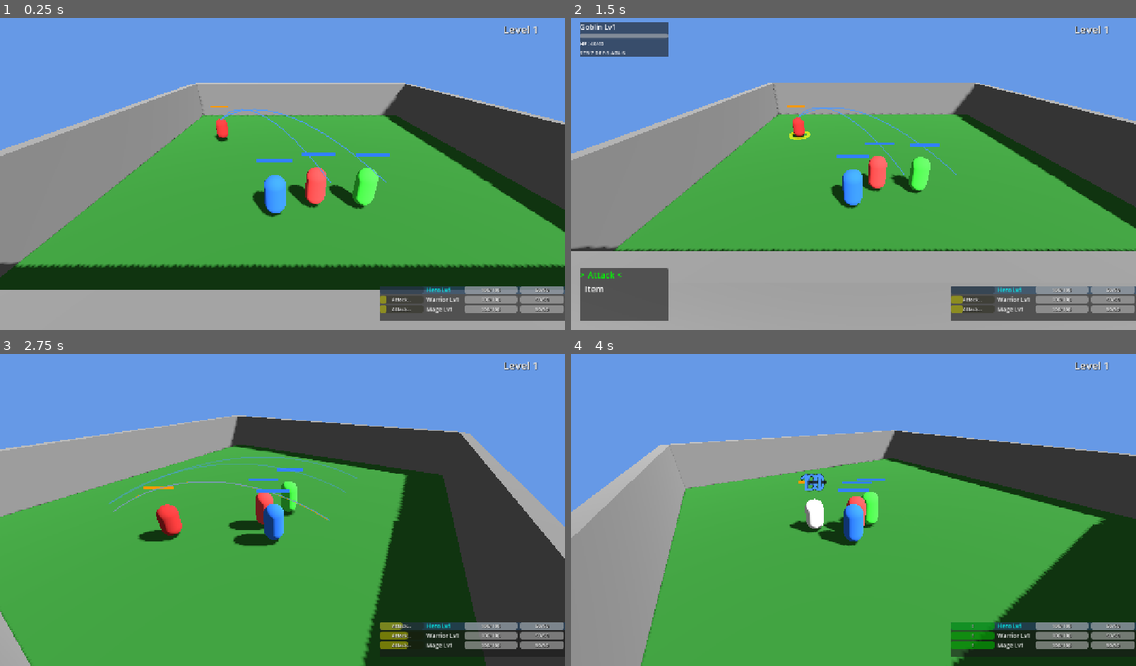
Above: before the commit, frames 1-4 (two rows, left to right).
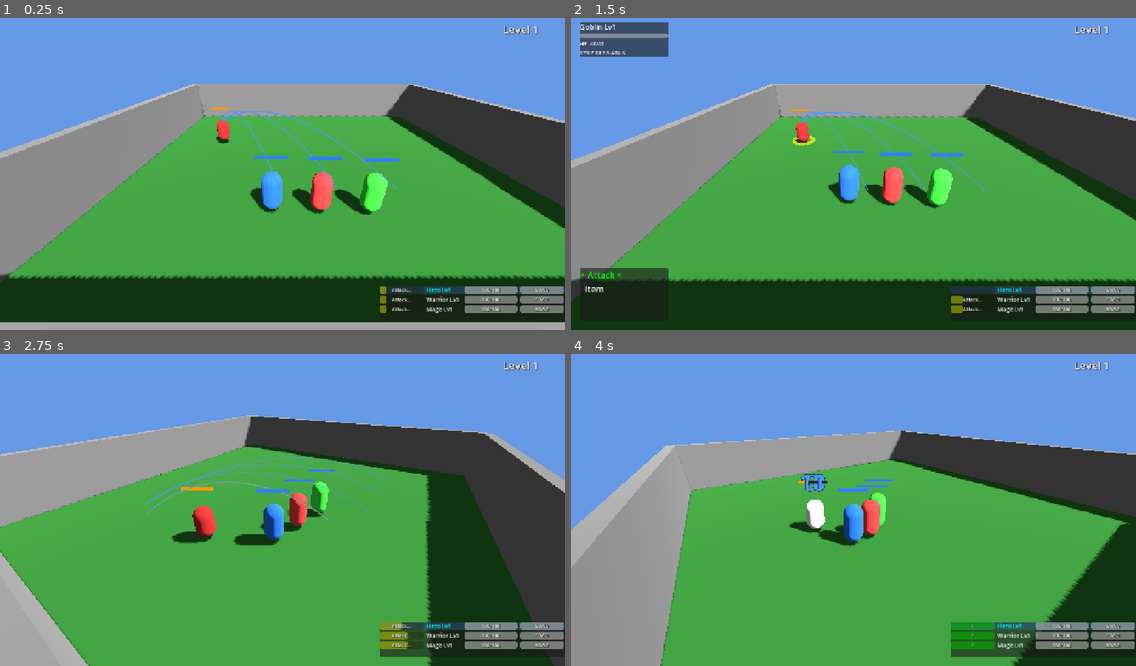
Above: after the commit, the same moments.

Repository: sphenlee/gauntlet
Game: Godot game, scene res://scenes/main.tscn
The game is run twice, just before and just after one commit, with the same random seed, the same clock (stepped at 60 frames per second) and the same inputs.
Inputs:
- Up to frame 1 (0.25 s): no input
- Up to frame 2 (1.5 s): tap Enter (action_confirm) at 0.5 s; hold D (move_right) 0.53-1.28 s; hold Enter (action_confirm) 0.53-1.28 s; hold S (move_down) from 1.28 s (still down); tap K (camera_down) at 1.35 s
- Up to frame 3 (2.75 s): tap Enter (action_confirm) at 2 s; release S (move_down) at 2.03 s; hold D (move_right) from 2.03 s (still down); tap J (camera_left) at 2.1 s
- Up to frame 4 (4 s): release D (move_right) at 2.78 s; hold W (move_up) 2.78-3.53 s; tap L (camera_right) at 2.85 s; hold A (move_left) from 3.53 s (still down); tap I (camera_up) at 3.6 s

The runs differ from the first frame. In frame 1, 18% of the frame differs, in the area x 0-100%, y 20-98%; in frame 2, 32%, in the area x 0-100%, y 20-100%; in frame 3, 19%; in frame 4, 8.7%.

Commit message:
Fix party leader not using tactics
Root cause: _handle_auto_attacks explicitly skipped the party leader
(if i == party_leader_index: continue), so leader tactics were never
evaluated.

Fixes:
- Remove leader skip; tactics now evaluate for all party members
  including the leader when idle (renamed to _handle_tactics)
- Fix apply_leader_input stomping charge movement: when there's no
  stick input and the leader is charging, velocity is left alone so
  the charge movement works. Manual stick input still overrides.
- Update gauntlet.md to document leader tactics behavior

Co-authored-by: Copilot <223556219+Copilot@users.noreply.github.com>

Diff:
--- a/project.godot
+++ b/project.godot
@@ -20,7 +20,6 @@
 window/size/viewport_height=720
 window/size/mode=3
 window/stretch/mode="canvas_items"
-window/stretch/aspect="keep"
 
 [input]
 
--- a/scripts/main.gd
+++ b/scripts/main.gd
@@ -412,7 +412,7 @@
 		return
 	_handle_leader_movement()
 	_handle_follower_formation(delta)
-	_handle_auto_attacks(delta)
+	_handle_tactics(delta)
 	_update_camera_state()
 
 func _input(event: InputEvent) -> void:
@@ -585,11 +585,9 @@
 		if is_instance_valid(follower):
 			follower.follow_target(leader.global_position, delta)
 
-func _handle_auto_attacks(delta: float) -> void:
-	# Evaluate tactics for non-leader party members
+func _handle_tactics(delta: float) -> void:
+	# Evaluate tactics for all party members (including leader when idle)
 	for i in range(party.size()):
-		if i == party_leader_index:
-			continue
 		var member = party[i]
 		if not is_instance_valid(member) or member.state != PlayerCharacter.State.IDLE:
 			continue
--- a/scripts/player_character.gd
+++ b/scripts/player_character.gd
@@ -277,6 +277,7 @@
 	if state == State.DEAD:
 		return
 	if input_dir.length() > 0.1:
+		# Manual input overrides automatic (charge) movement
 		var dir = (cam_basis * Vector3(input_dir.x, 0, input_dir.y)).normalized()
 		dir.y = 0
 		velocity.x = dir.x * move_speed
@@ -285,7 +286,8 @@
 		if dir.length() > 0.1:
 			var target_angle = atan2(dir.x, dir.z)
 			rotation.y = lerp_angle(rotation.y, target_angle, 0.15)
-	else:
+	elif state == State.IDLE:
+		# Only slow to stop when idle; charging handles its own movement
 		velocity.x = move_toward(velocity.x, 0, move_speed)
 		velocity.z = move_toward(velocity.z, 0, move_speed)
 
Not shown, added: scripts/fire_projectile.gd.uid
Not shown, changed: gauntlet.md
